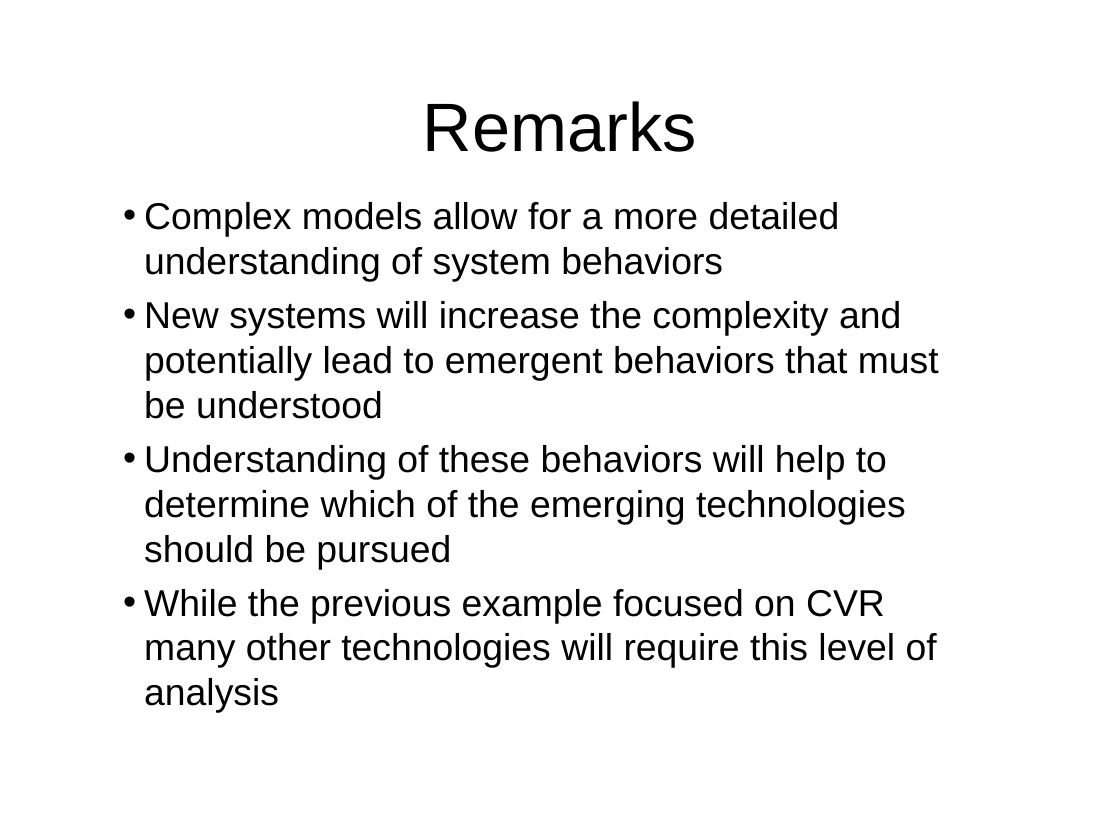
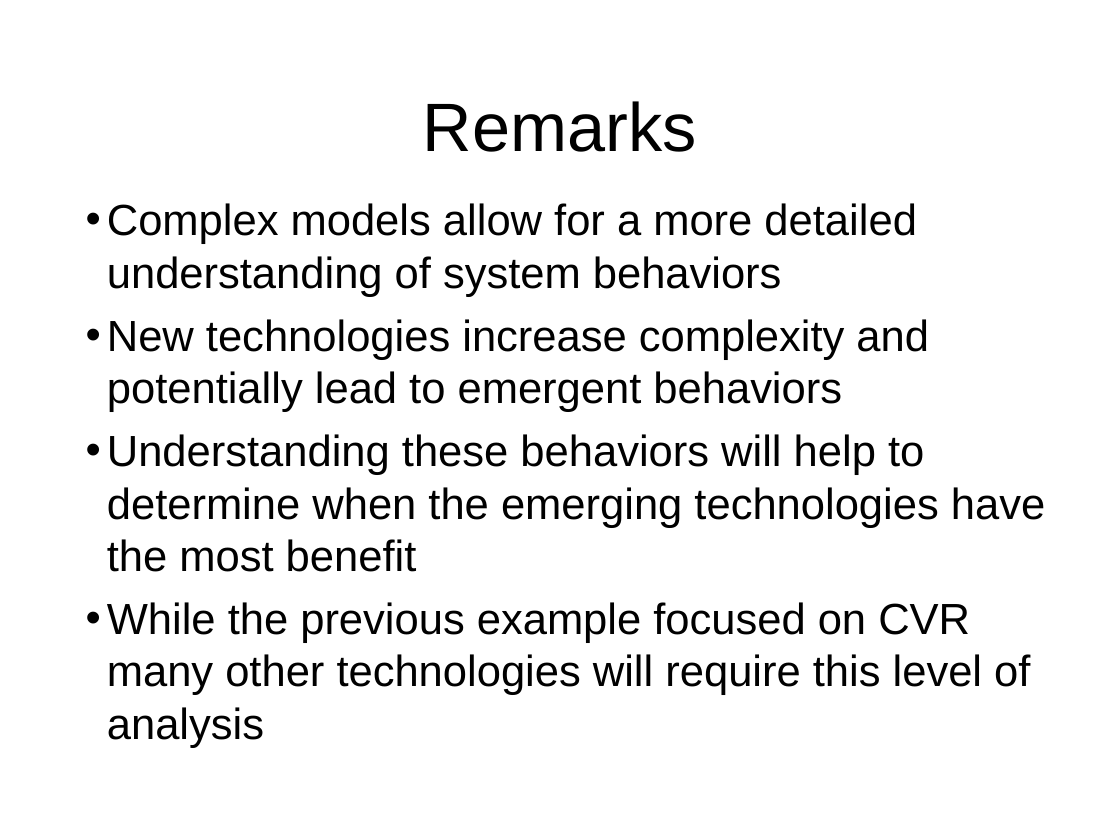
Before and after one commit to gridlab-d/course, a slide deck: slide 18 of 1.0 - Why GridLAB-D.pps. Drawn at 1120x840 pixels with LibreOffice and Linux fonts; fonts in the diff are those of the drawing; background and template pictures are left out. Boxes give left, top, right and bottom in pixels: in the first picture for what was removed or moved away, otherwise in the second. Text is boxed around its words. In the diff, an @@ line names an element or a change of style, - is before the commit and + after.

Commit message:
Updated screen shots, formatted examples and refined some of the points.

```diff
--- a/1.0 - Why GridLAB-D.pps
+++ b/1.0 - Why GridLAB-D.pps
@@ text "Complex models allow for a ...": place and size @@
-text "Complex models allow for a ..." at (144,202,939,713)
+text "Complex models allow for a ..." at (107,203,1045,695)
@@ text at (107,203,1030,695): size 24 to 28 pt in "Complex models allow for a more detailed ...", "While the previous example focused on CVR ..."; more space between paragraphs @@
@@ text at (107,319,1045,572): text changed; size 24 to 28 pt @@
-• New systems will increase the complexity and potentially lead to emergent behaviors that must be understood
-• Understanding of these behaviors will help to determine which of the emerging technologies should be pursued
+• New technologies increase complexity and potentially lead to emergent behaviors
+• Understanding these behaviors will help to determine when the emerging technologies have the most benefit
```
Also in this commit, not shown: 8 other slides changed, 3 slides added, 2 slides removed, 4 other files.
